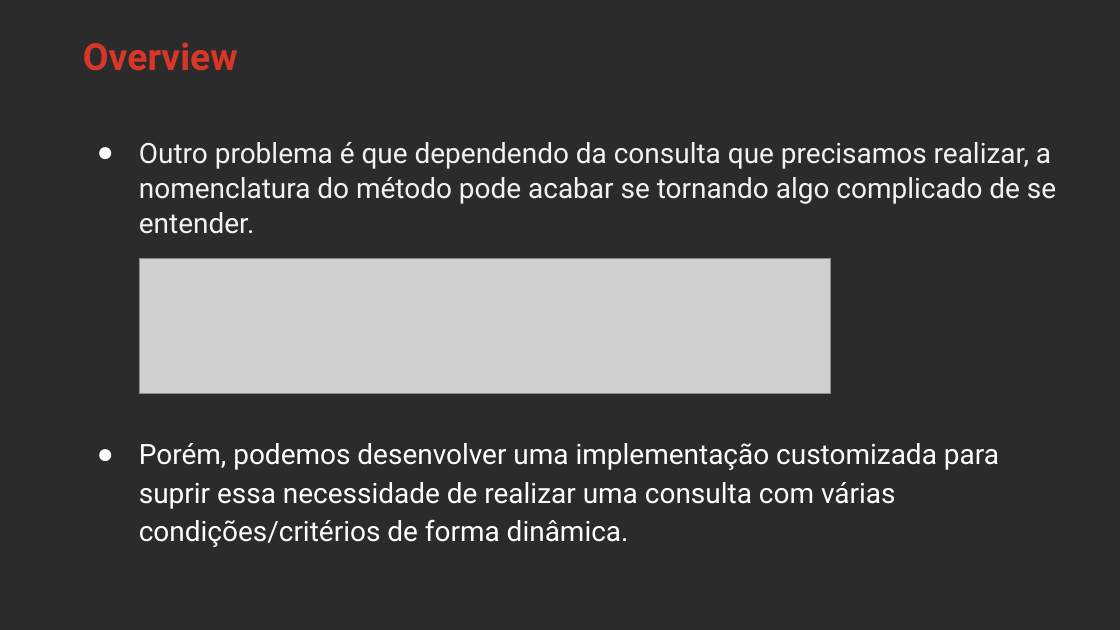
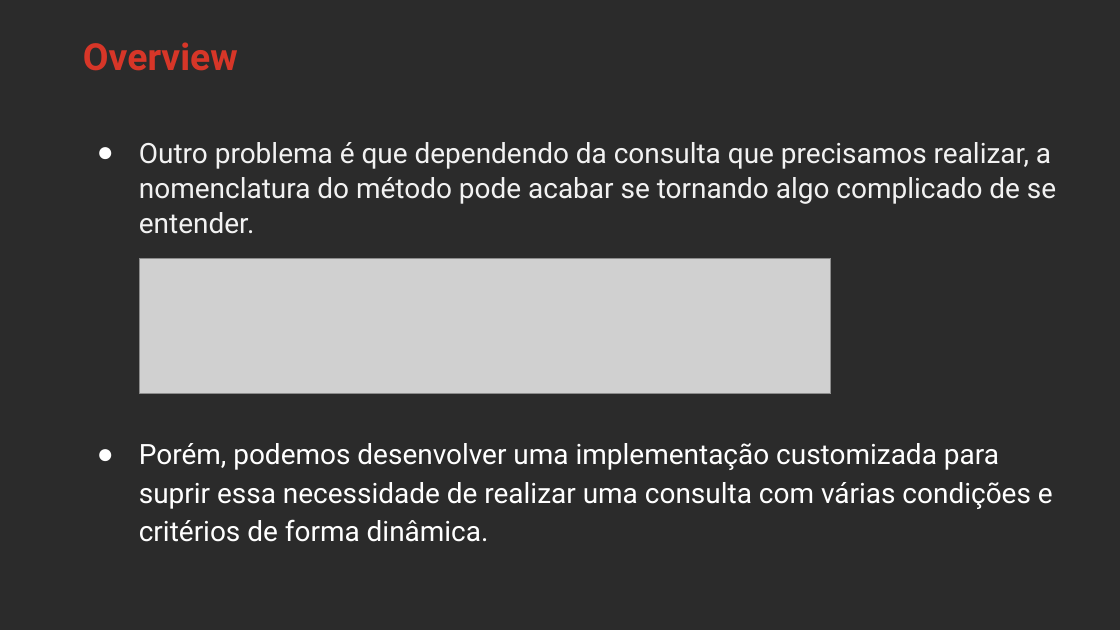
Before and after one commit to rocketseat-creators-program/spring-data-jpa-specification-2021-08-23, a slide deck: slide 6 of Apresentacao_Spring_Data_Specifications.pptx. Drawn at 1120x630 pixels with LibreOffice and Linux fonts; fonts in the diff are those of the drawing; grey boxes stand for pictures; background and template pictures are left out; a plain dark background stands for a picture behind light text. Boxes give left, top, right and bottom in pixels: in the first picture for what was removed or moved away, otherwise in the second. Text is boxed around its words. In the diff, an @@ line names an element or a change of style, - is before the commit and + after.

```diff
--- a/Apresentacao_Spring_Data_Specifications.pptx
+++ b/Apresentacao_Spring_Data_Specifications.pptx
@@ text at [139,443,1053,542]: text changed @@
-● Porém, podemos desenvolver uma implementação customizada para suprir essa necessidade de realizar uma consulta com várias condições/critérios de forma dinâmica.
+● Porém, podemos desenvolver uma implementação customizada para suprir essa necessidade de realizar uma consulta com várias condições e critérios de forma dinâmica.
```
Also in this commit, not shown: 1 other slide changed.
